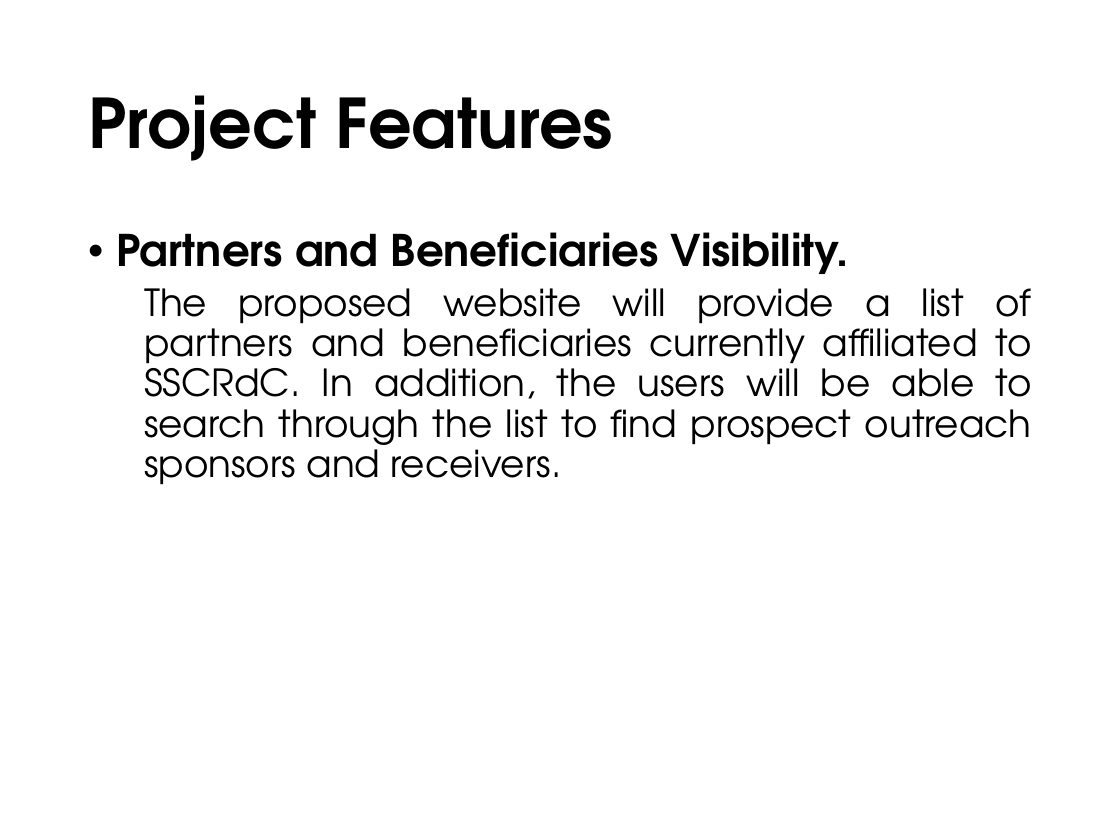
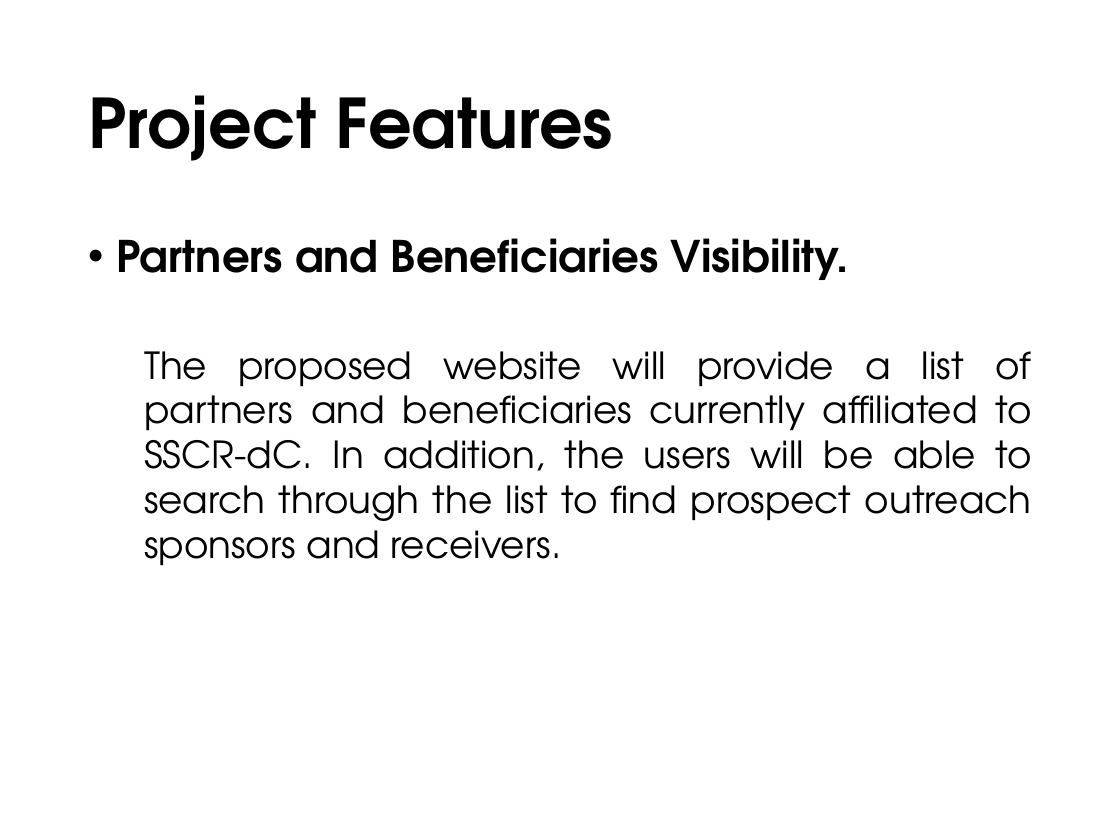
Before and after one commit to sergeangelo21/ReCOP-ComEx, a slide deck: slide 14 of Documentation/PowerPoint.pptx (slide 12 before the commit). Drawn at 1120x840 pixels with LibreOffice and Linux fonts; fonts in the diff are those of the drawing; background and template pictures are left out. Boxes give left, top, right and bottom in pixels: in the first picture for what was removed or moved away, otherwise in the second. Text is boxed around its words. In the diff, an @@ line names an element or a change of style, - is before the commit and + after.

```diff
--- a/Documentation/PowerPoint.pptx
+++ b/Documentation/PowerPoint.pptx
@@ text at (x1=116, y1=238, x2=849, y2=280): line spacing 0.9 to 1 @@
@@ text at (x1=144, y1=351, x2=1032, y2=566): text changed @@
-  The proposed website will provide a list of partners and beneficiaries currently affiliated to SSCRdC. In addition, the users will be able to search through the list to find prospect outreach sponsors and receivers.
+  The proposed website will provide a list of partners and beneficiaries currently affiliated to SSCR-dC. In addition, the users will be able to search through the list to find prospect outreach sponsors and receivers.
```
Also in this commit, not shown: 15 other slides changed, 5 slides added.
